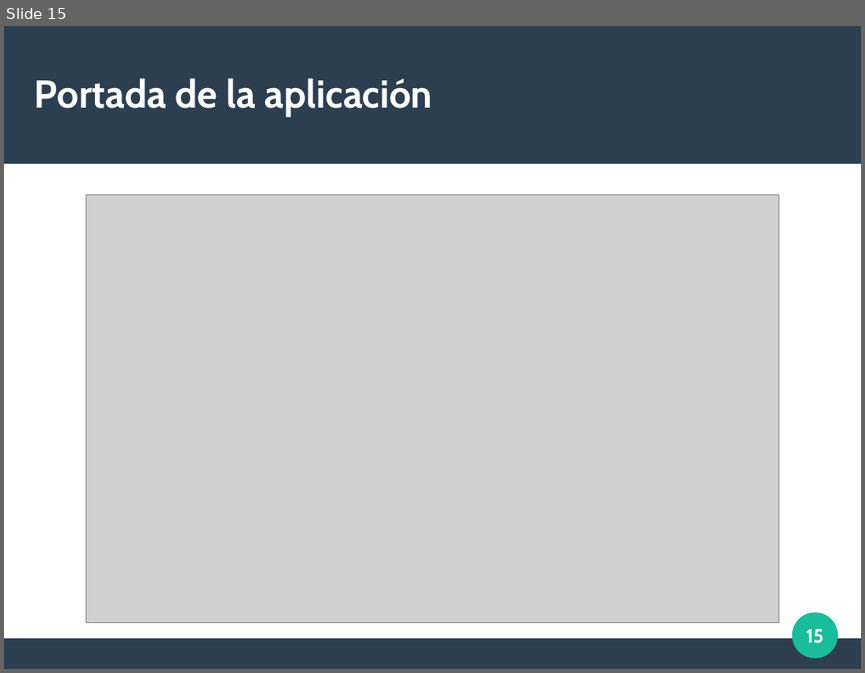
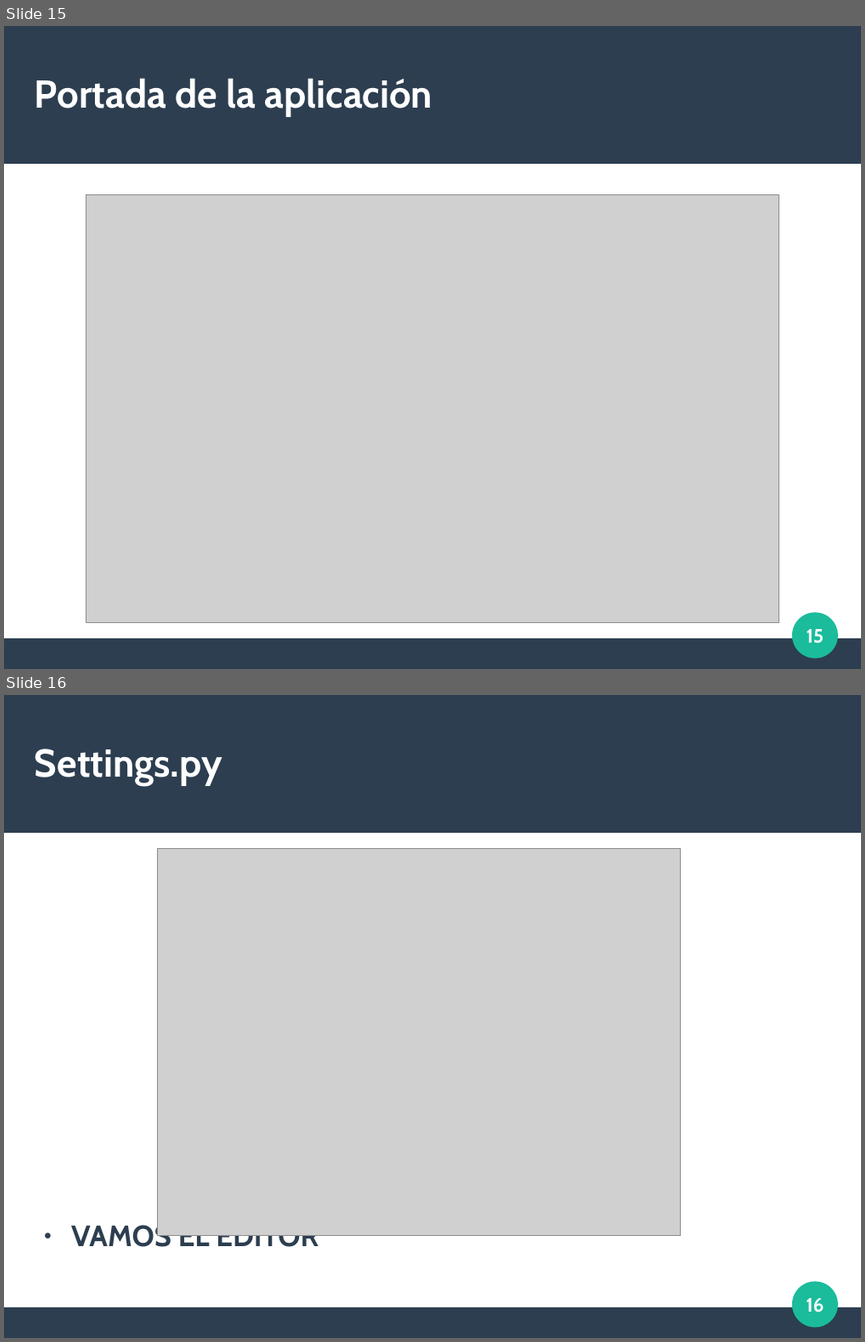
Before and after one commit to albeerto26/DjangoServerHeroku, a slide deck: diapos/Introduccion Django.odp. Shown one above the other, each under a label of ours: slide 15 before the commit, slides 15 and 16 after it. The pictures are 865x673 and 865x1342 pixels, drawn with LibreOffice and Linux fonts; fonts in the diff are those of the drawing; grey boxes stand for pictures. Boxes give left, top, right and bottom in pixels: in the first picture for what was removed or moved away, otherwise in the second. Text is boxed around its words. In the diff, an @@ line names an element or a change of style, - is before the commit and + after.

Commit message:
Últimas revisiones de diapos.
Dos añadidas para settings y urls que habrá que pasar al editor por cuestión de tamaño.

En la rama master
 Tu rama está actualizada con 'origin/master'.

 Cambios a ser confirmados:
	modificado:     diapos/Introduccion Django.odp
	modificado:     diapos/Introduccion Django.pdf
	nuevo archivo:  diapos/images/settings.png
	nuevo archivo:  diapos/images/urls.png
	nuevo archivo:  mis_estaticos/img/dub.gif
	nuevo archivo:  plantillas/fin.html
	nuevo archivo:  static/img/dub.gif
	nuevo archivo:  static/img/vinilo.jpg
	modificado:     traperos/urls.py
	modificado:     traperos/views.py

```diff
--- a/diapos/Introduccion Django.odp
+++ b/diapos/Introduccion Django.odp
@@ slide 16 added at [4, 695, 861, 1338], background #FFFFFF; not listed: 3 template elements that a slide beside it also shows @@
@@ title added at [35, 749, 222, 786], 36 pt, text #FFFFFF, bold @@
+Settings.py
@@ picture added at [157, 848, 681, 1236] @@
@@ text added at [71, 1221, 318, 1253], 27.2 pt, text #2C3E50, bold @@
+● VAMOS EL EDITOR
@@ page number added at [806, 1298, 823, 1312], 18 pt, text #FFFFFF, bold @@
+16
```
Also in this commit, not shown: 2 slides changed, 1 other slide added, 9 other files.
